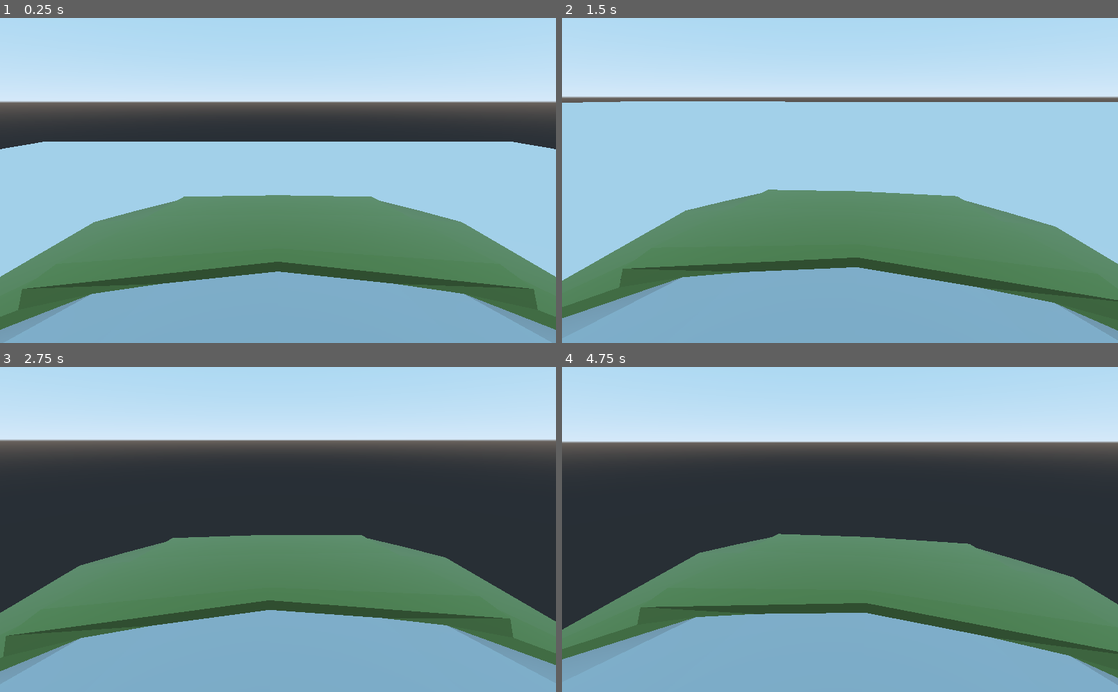
Above: before the commit, frames 1-4 (two rows, left to right).
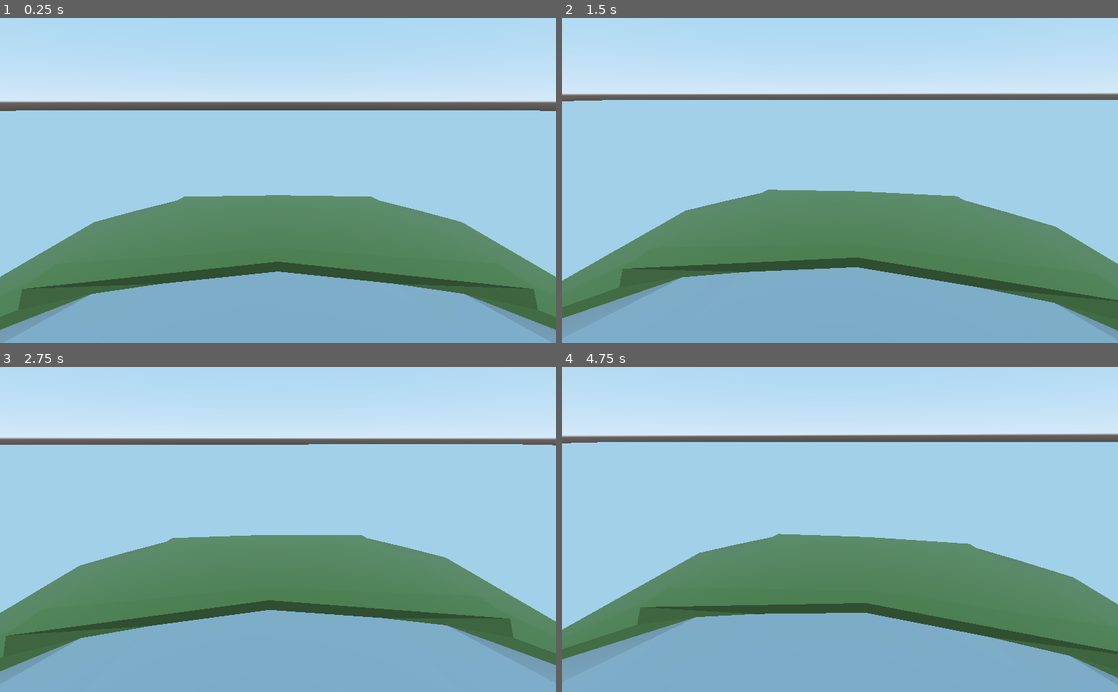
Above: after the commit, the same moments.

Repository: CycloPiStudio/Crazy-Car-2021
Game: Godot game, scene res://Ejecutable/Juego/Escenarios/Niveles/Nivel 1/TerrenoBasico.tscn
Same seed, same stepped clock (60 frames per second), same inputs: the game is played once before the commit and once after it.
Inputs (mouse positions are in pixels of both pictures, inside the frame that each line leads up to):
- Up to frame 1 (0.25 s): no input
- Up to frame 2 (1.5 s): move the mouse to (867, 180) at 0.52 s; hold Up (ui_up) from 0.53 s (still down); tap Space (ui_select) at 0.77 s; move the mouse to (812, 180) at 1.27 s
- Up to frame 3 (2.75 s): keep holding Up (ui_up); tap Space (ui_select) at 1.52 s; move the mouse to (289, 523) at 2.02 s
- Up to frame 4 (4.75 s): keep holding Up (ui_up); move the mouse to (834, 536) at 2.77 s; tap Space (ui_select) at 3.02, 3.77, 4.52 s; move the mouse to (878, 532) at 3.52 s; move the mouse to (795, 526) at 4.27 s

The runs differ from the first frame. In frame 1, 9.8% of the frame differs, in the area x 0-100%, y 28-41%; in frame 2, 1.9%; in frame 3, 36%; in frame 4, 39%, in the area x 0-100%, y 20-81%.

Commit message:
pongo suelo

Diff:
--- a/Main/Ejecutable/Juego/Escenarios/Niveles/Nivel 1/TerrenoBasico.tscn
+++ b/Main/Ejecutable/Juego/Escenarios/Niveles/Nivel 1/TerrenoBasico.tscn
@@ -2,26 +2,25 @@
 
 [ext_resource path="res://Ejecutable/Juego/Personajes/assets_3d_car_customizable/car.tscn" type="PackedScene" id=1]
 
+[sub_resource type="BoxShape" id=2]
+
 [sub_resource type="CubeMesh" id=1]
-
-[sub_resource type="BoxShape" id=2]
 
 [node name="TerrenoBasico" type="Spatial"]
 
 [node name="Suelo" type="Spatial" parent="."]
-transform = Transform( 1, 0, 0, 0, 1, 0, 0, 0, 1, 0, -10.3378, 0 )
+transform = Transform( 1, 0, 0, 0, 1, 0, 0, 0, 1, 0, -1.40194, 0 )
+
+[node name="StaticBody" type="StaticBody" parent="Suelo"]
+transform = Transform( 1, 0, 0, 0, 1, 0, 0, 0, 1, 0, -1.43043, 0 )
+
+[node name="CollisionShape" type="CollisionShape" parent="Suelo/StaticBody"]
+transform = Transform( 70, 0, 0, 0, 1, 0, 0, 0, 70, 0, 0, 0 )
+shape = SubResource( 2 )
 
 [node name="MeshInstance" type="MeshInstance" parent="Suelo"]
 transform = Transform( 69, 0, 0, 0, 1, 0, 0, 0, 69, 0, -1.43043, 0 )
 mesh = SubResource( 1 )
 material/0 = null
 
-[node name="StaticBody" type="StaticBody" parent="Suelo/MeshInstance"]
-transform = Transform( 0, 0, 0, 0, 1, 0, 0, 0, 0, 0, 0, 0 )
-
-[node name="CollisionShape" type="CollisionShape" parent="Suelo/MeshInstance/StaticBody"]
-transform = Transform( 0, 0, 0, 0, 1, 0, 0, 0, 0, 0, 0, 0 )
-shape = SubResource( 2 )
-disabled = true
-
 [node name="Car" parent="." instance=ExtResource( 1 )]
